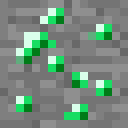
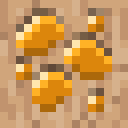
Before/after of a (128, 128) layered artwork. What changed in the layer stack:
added layer "gem_amber" above "gem_emerald" over [16, 8, 112, 112]
renamed "emerald" to "gem_emerald", hid it, painted on it over [0, 0, 128, 128]
hid "stone", painted on it over [0, 0, 128, 128]
added layer "granite" above "Tło" over [0, 0, 128, 128]
